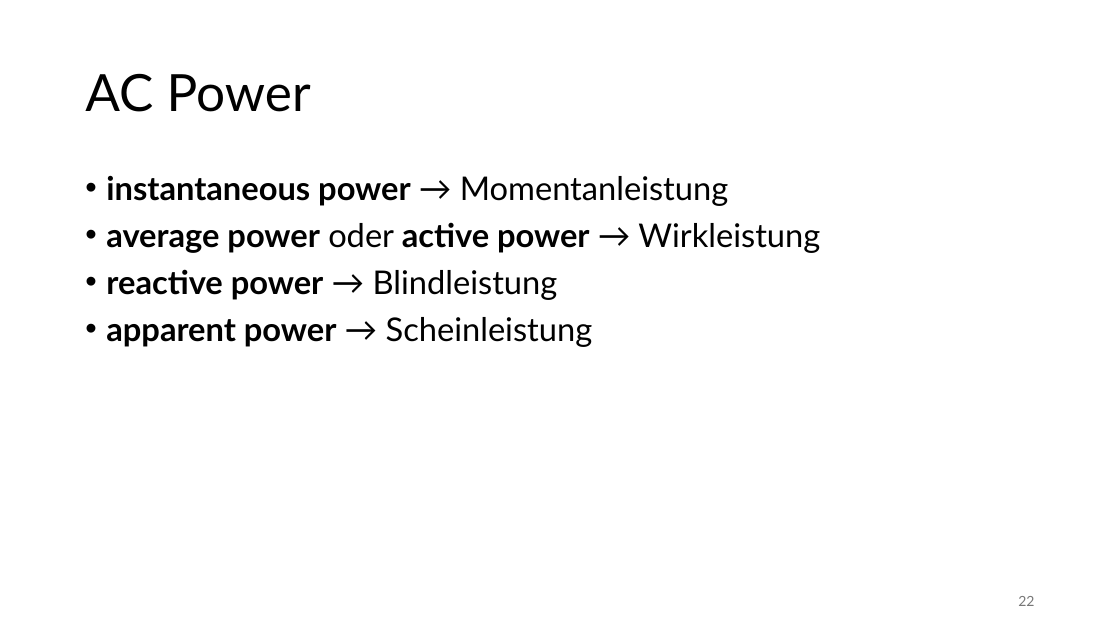
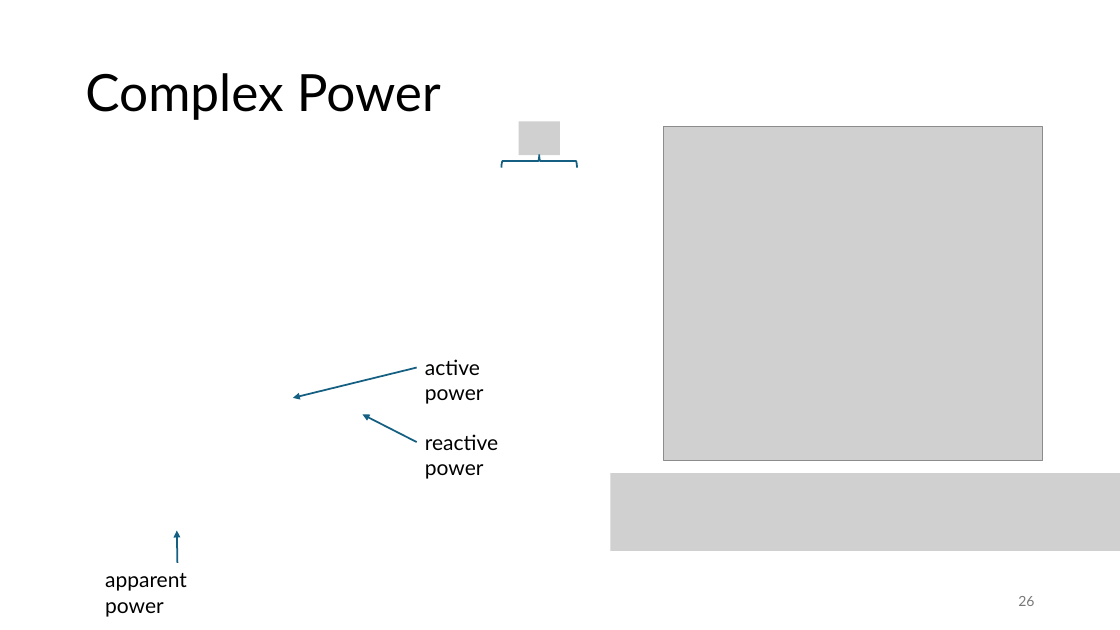
Before and after one commit to FelixWick/intro_electrical_eng, a slide deck: slide 26 of 4_ACtech.pptx (slide 22 before the commit). Drawn at 1120x630 pixels with LibreOffice and Linux fonts; fonts in the diff are those of the drawing; grey boxes stand for pictures. Boxes give left, top, right and bottom in pixels: in the first picture for what was removed or moved away, otherwise in the second. Text is boxed around its words. In the diff, an @@ line names an element or a change of style, - is before the commit and + after.

Commit message:
AC power

```diff
--- a/4_ACtech.pptx
+++ b/4_ACtech.pptx
@@ title at [85, 73, 441, 120]: text changed @@
-AC Power
+Complex Power
@@ picture added at [518, 122, 560, 155] @@
@@ picture added at [664, 127, 1044, 461] @@
@@ text removed at [106, 175, 820, 347] @@
-• instantaneous power → Momentanleistung
-• average power oder active power → Wirkleistung
-• reactive power → Blindleistung
-• apparent power → Scheinleistung
@@ left brace added at [502, 155, 577, 168], outline #156082 1.5 pt @@
@@ text added at [425, 359, 484, 404], 18 pt, text #000000 @@
+active power
@@ arrow added from (417, 368) to (293, 398), #156082 1.5 pt @@
@@ arrow added from (417, 442) to (363, 414), #156082 1.5 pt @@
@@ text added at [425, 434, 498, 479], 18 pt, text #000000 @@
+reactive power
@@ picture added at [611, 473, 1120, 550] @@
@@ arrow added from (177, 563) to (177, 531), #156082 1.5 pt @@
@@ text added at [105, 573, 187, 617], 18 pt, text #000000 @@
+apparent power
@@ page number at [1018, 596, 1034, 606]: text changed @@
-22
+26
```
Also in this commit, not shown: 2 other slides changed, 6 slides added.
